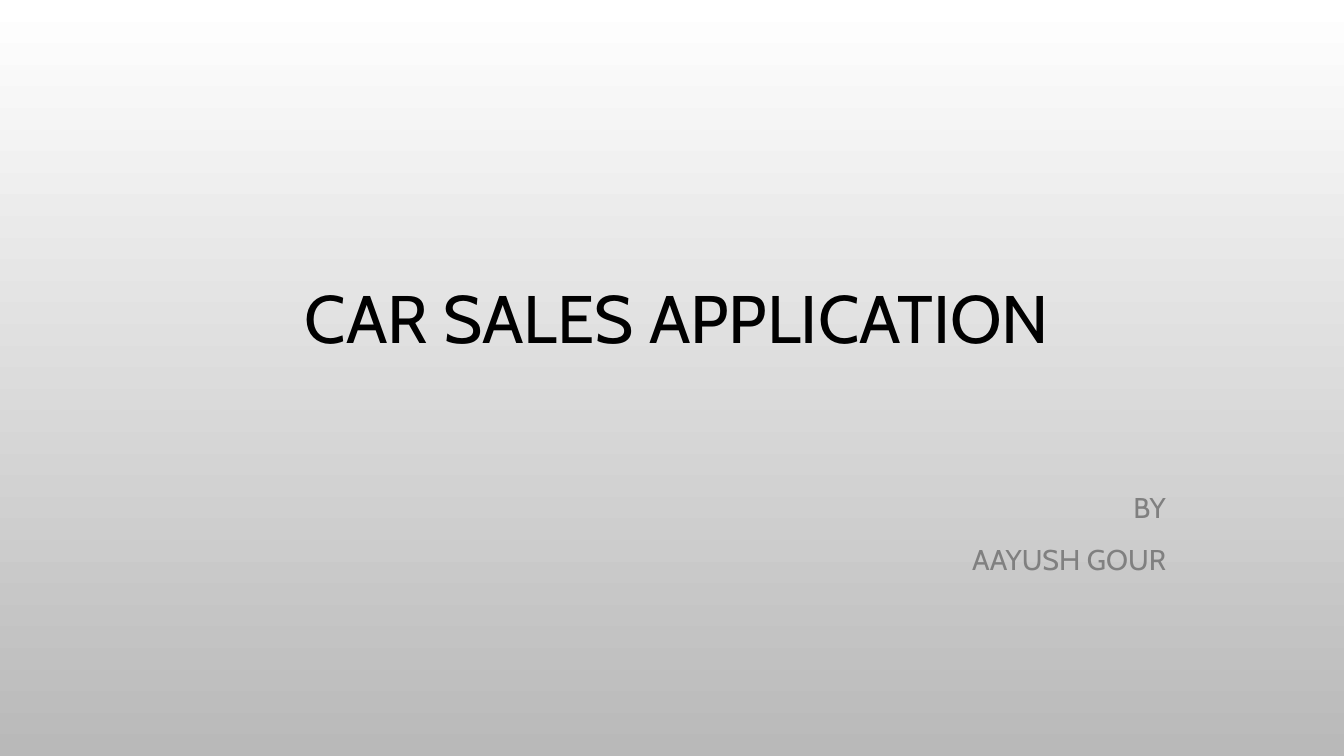
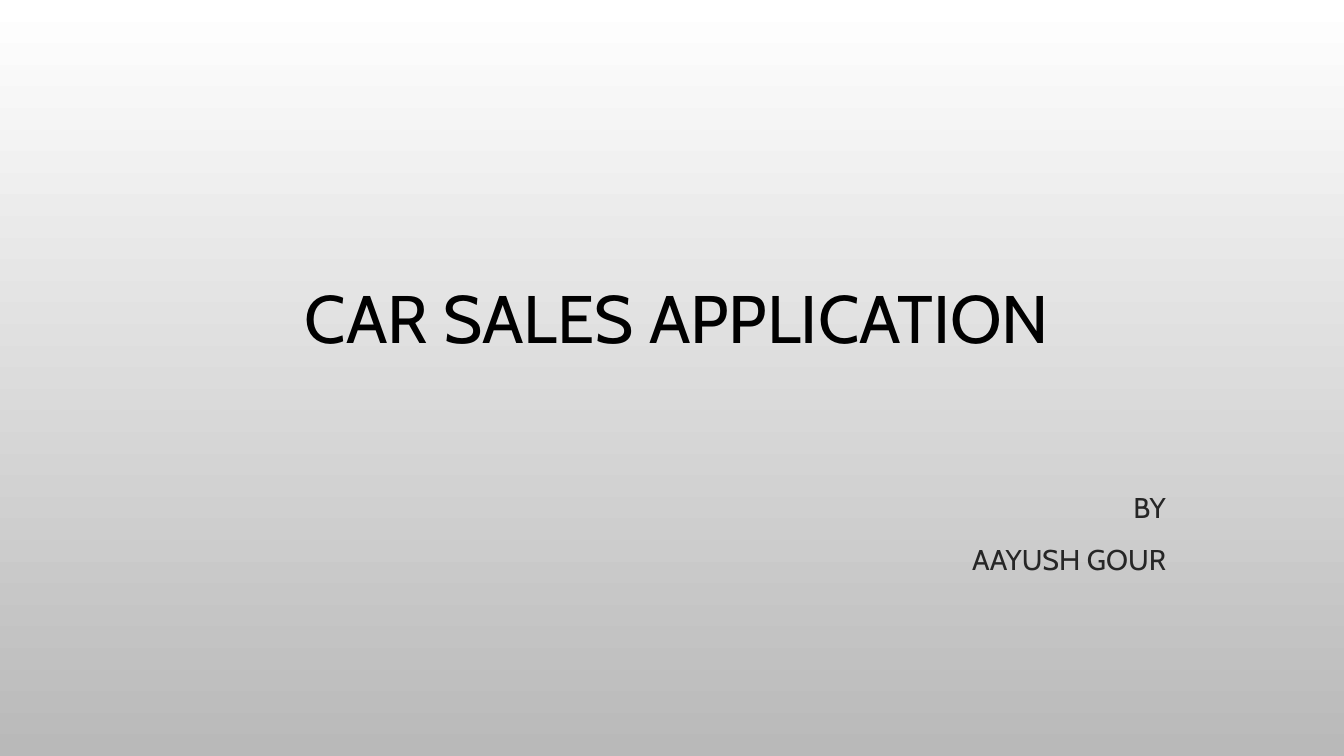
Before and after one commit to AayushGour/bcg-gamma, a slide deck: slide 1 of Car Sales Application.pptx. Drawn at 1344x756 pixels with LibreOffice and Linux fonts; fonts in the diff are those of the drawing; background and template pictures are left out. Boxes give left, top, right and bottom in pixels: in the first picture for what was removed or moved away, otherwise in the second. Text is boxed around its words. In the diff, an @@ line names an element or a change of style, - is before the commit and + after.

Commit message:
updated ppt

```diff
--- a/Car Sales Application.pptx
+++ b/Car Sales Application.pptx
@@ subtitle "BY" at (972, 498, 1166, 571): text colour #808080 to #262626 @@
```
Also in this commit, not shown: 1 other file.
